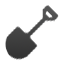
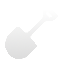
Layers edited between the first and the second 64 × 64 image:
hid "Layer", painted on it over [5, 5, 59, 61]
showed "Layer #1", painted on it over [5, 5, 59, 61]
